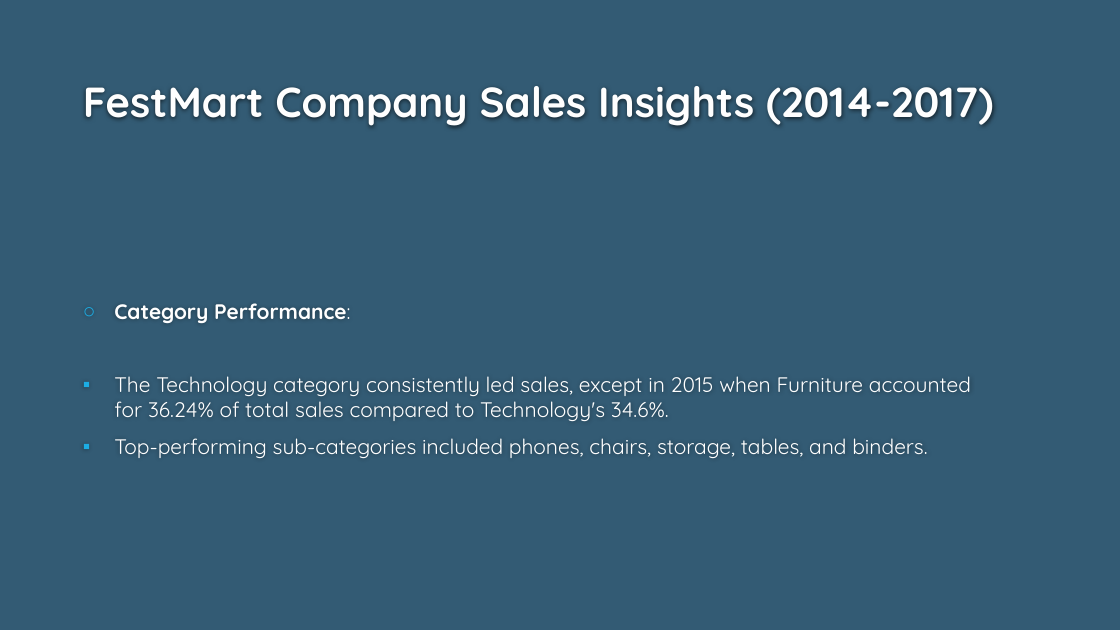
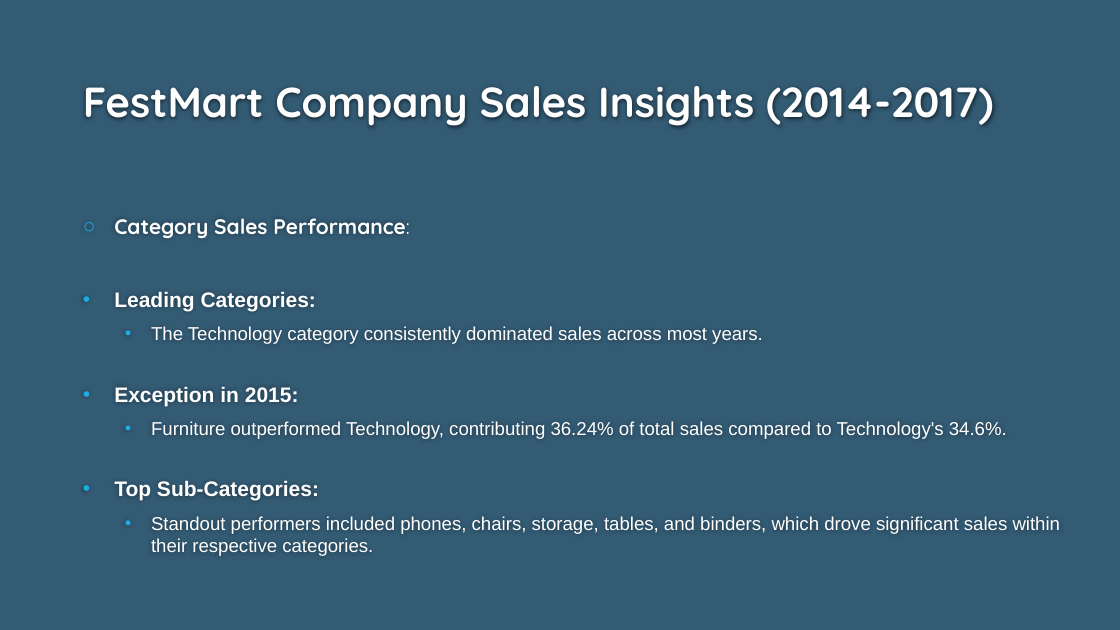
Before and after one commit to comsavvy/festmart-sales-analysis, a slide deck: slide 4 of Festmart Presentation.pptx. Drawn at 1120x630 pixels with LibreOffice and Linux fonts; fonts in the diff are those of the drawing; background and template pictures are left out. Boxes give left, top, right and bottom in pixels: in the first picture for what was removed or moved away, otherwise in the second. Text is boxed around its words. In the diff, an @@ line names an element or a change of style, - is before the commit and + after.

```diff
--- a/Festmart Presentation.pptx
+++ b/Festmart Presentation.pptx
@@ text at <box>114,218,1061,556</box>: text changed; size 18 to 16 pt; font Quicksand to Arial @@
-○ Category Performance:
-▪ The Technology category consistently led sales, except in 2015 when Furniture accounted for 36.24% of total sales compared to Technology's 34.6%.
-▪ Top-performing sub-categories included phones, chairs, storage, tables, and binders.
+○ Category Sales Performance:
+• Leading Categories:
+  • The Technology category consistently dominated sales across most years.
+• Exception in 2015:
+  • Furniture outperformed Technology, contributing 36.24% of total sales compared to Technology's 34.6%.
+• Top Sub-Categories:
+  • Standout performers included phones, chairs, storage, tables, and binders, which drove significant sales within their respective categories.
```
Also in this commit, not shown: 5 other slides changed.
